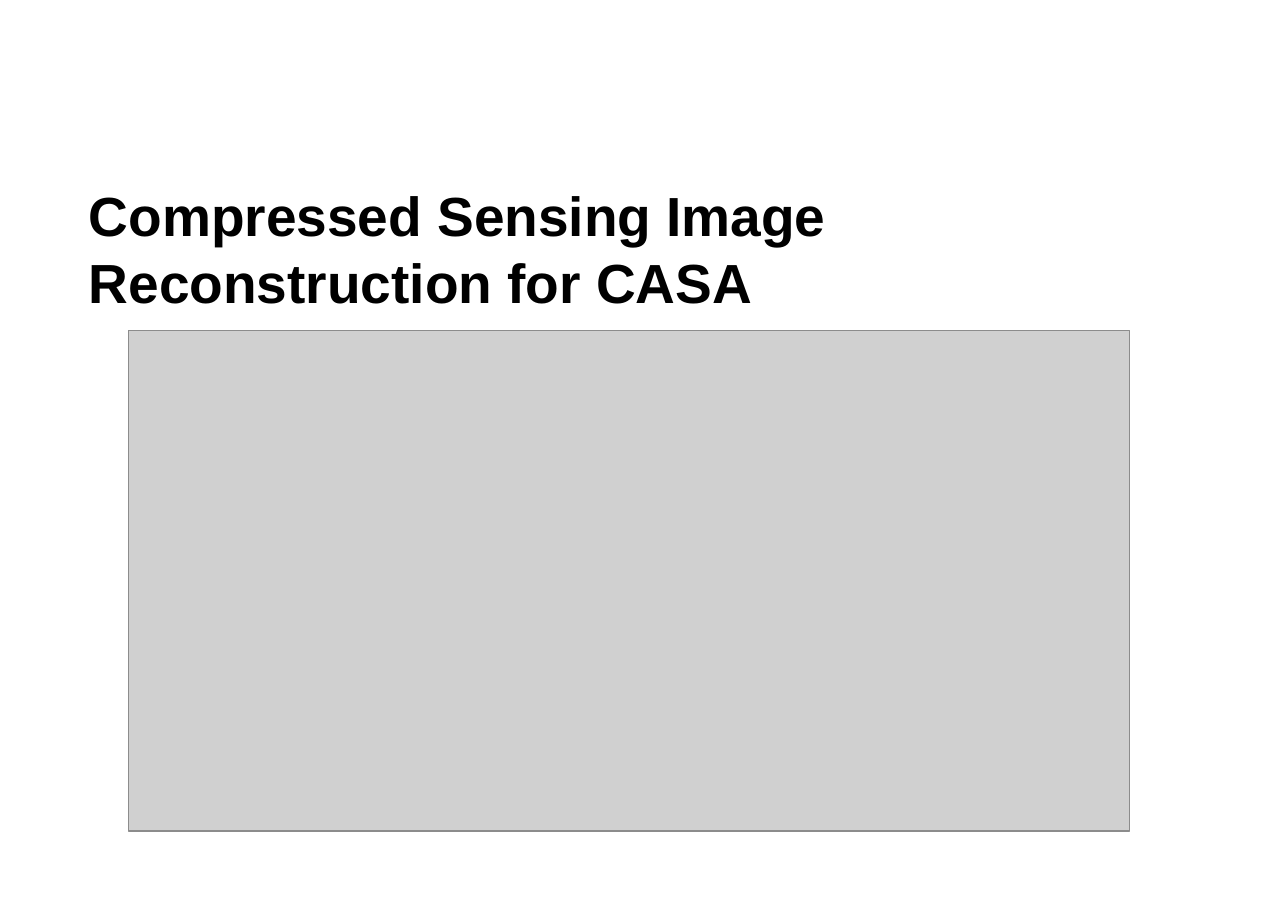
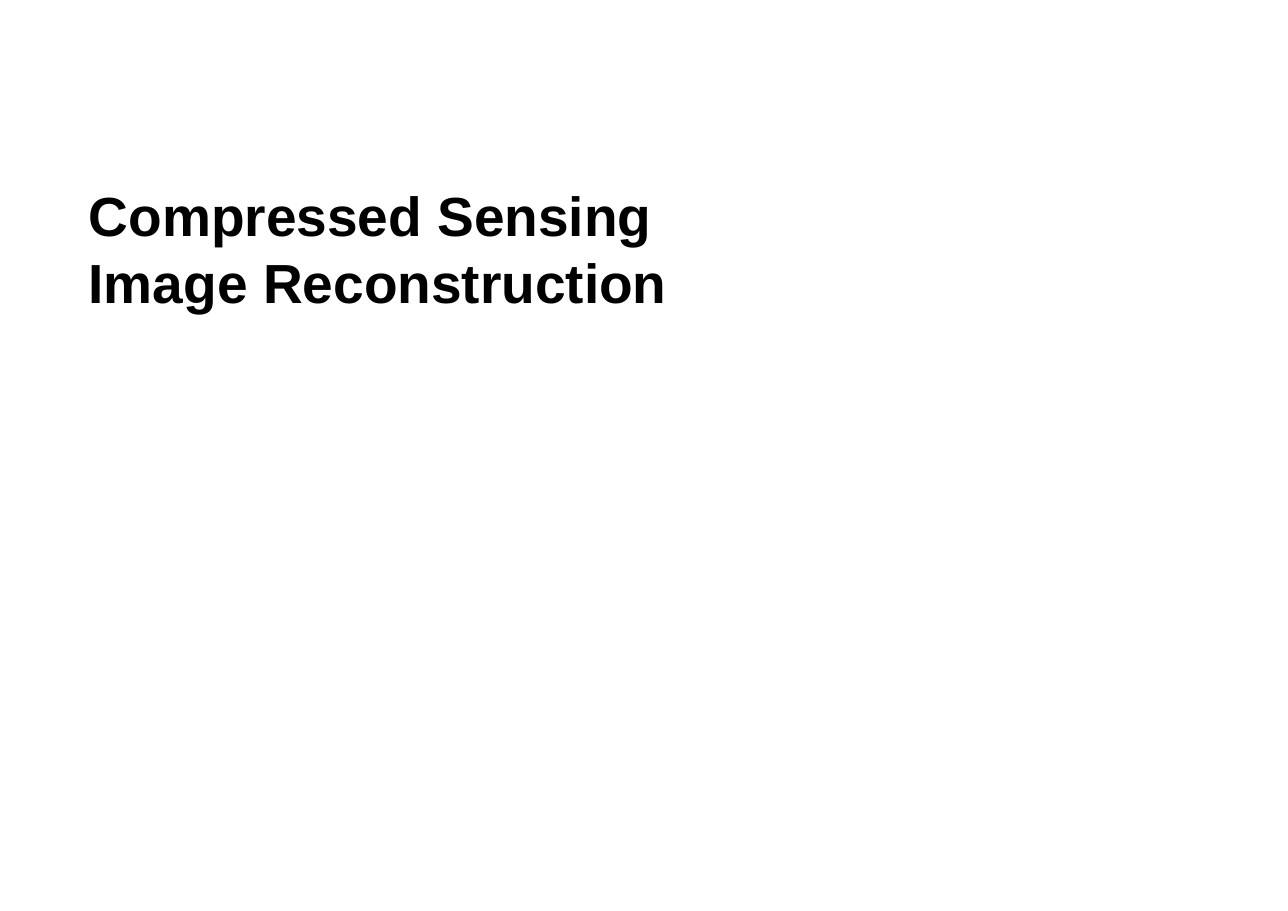
Before and after one commit to lord-blueberry/p7-doc, a slide deck: slide 1 of ppt/praes.pptx. Drawn at 1288x911 pixels with LibreOffice and Linux fonts; fonts in the diff are those of the drawing; grey boxes stand for pictures; background and template pictures are left out. Boxes give left, top, right and bottom in pixels: in the first picture for what was removed or moved away, otherwise in the second. Text is boxed around its words. In the diff, an @@ line names an element or a change of style, - is before the commit and + after.

```diff
--- a/ppt/praes.pptx
+++ b/ppt/praes.pptx
@@ title at <box>89,196,667,312</box>: text changed @@
-Compressed Sensing Image Reconstruction for CASA
+Compressed Sensing
+Image Reconstruction
@@ picture removed at <box>129,331,1130,831</box> @@
```
Also in this commit, not shown: 9 other slides changed, 1 slide added, 2 slides removed, 1 other file.
